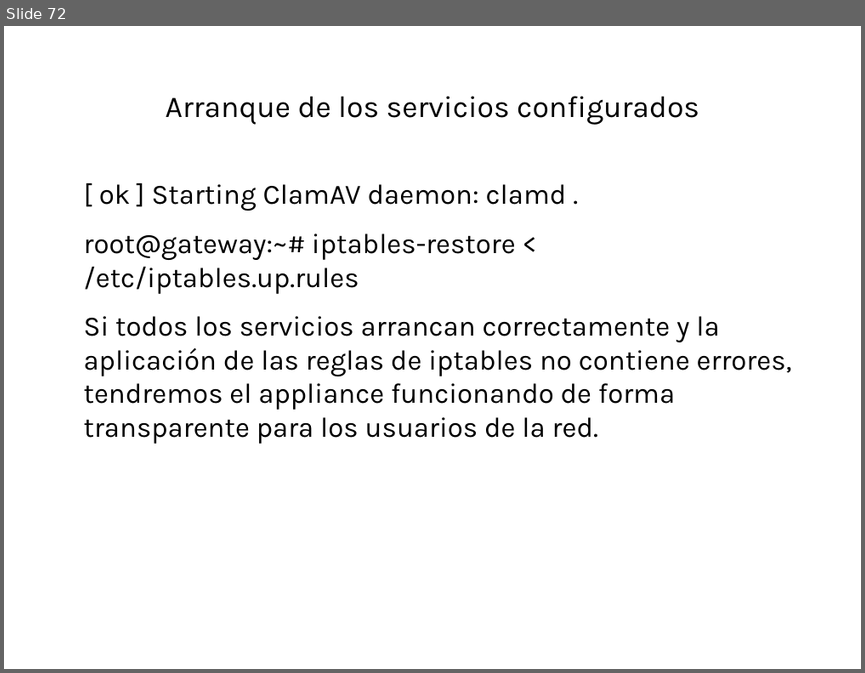
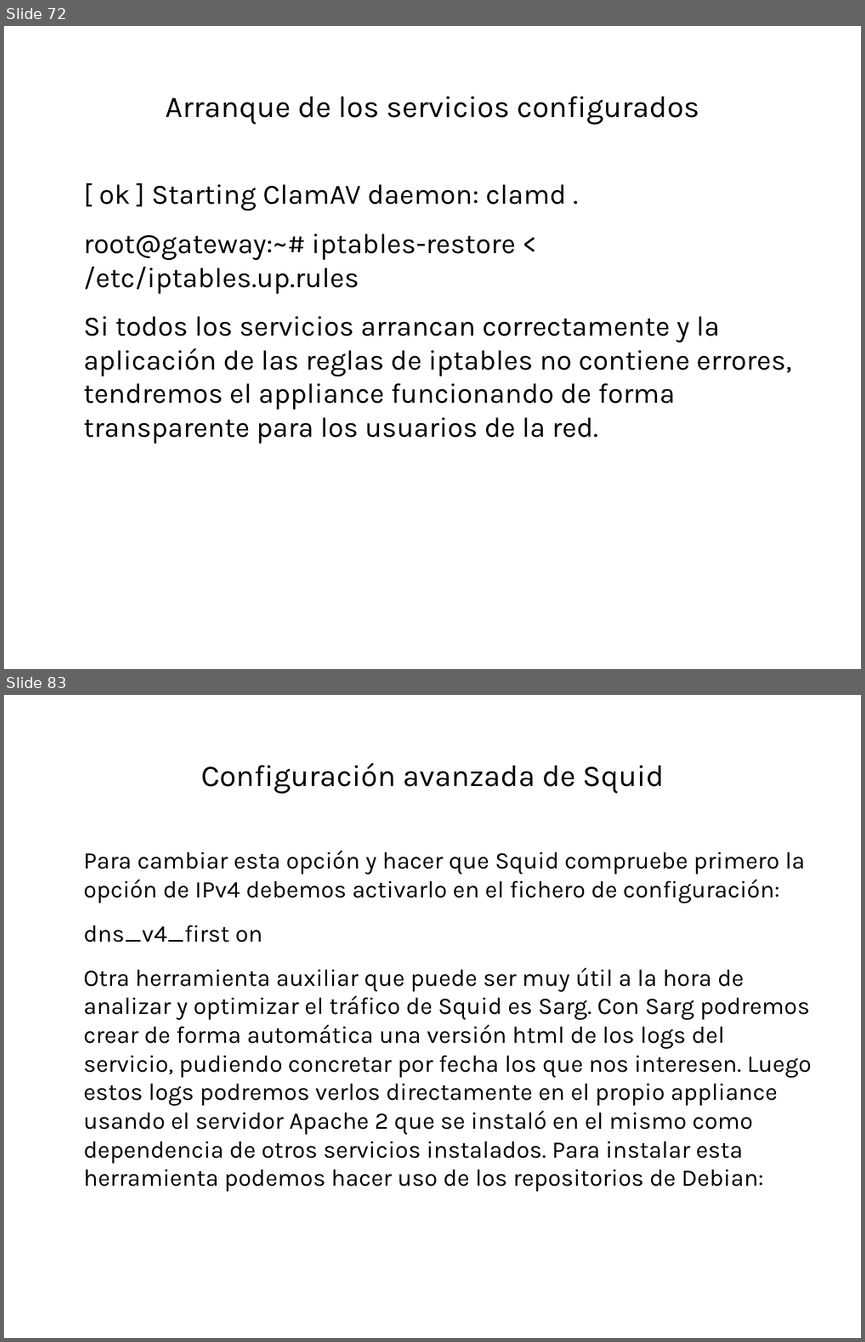
Before and after one commit to robertord/Ecoraee, a slide deck: Presentaciones/PresentacionApliance.odp. Shown one above the other, each under a label of ours: slide 72 before the commit, slides 72 and 83 after it; the slides between them are not shown. The pictures are 865x673 and 865x1342 pixels, drawn with LibreOffice and Linux fonts; fonts in the diff are those of the drawing; background and template pictures are left out. Boxes give left, top, right and bottom in pixels: in the first picture for what was removed or moved away, otherwise in the second. Text is boxed around its words. In the diff, an @@ line names an element or a change of style, - is before the commit and + after.

Commit message:
Actualizado presentacion appliance

```diff
--- a/Presentaciones/PresentacionApliance.odp
+++ b/Presentaciones/PresentacionApliance.odp
@@ slide 83 added at bbox=[4, 695, 861, 1338], background #FFFFFF @@
@@ title added at bbox=[201, 763, 664, 794], 28 pt, text #000000 @@
+Configuración avanzada de Squid
@@ text added at bbox=[84, 850, 812, 1191], 22.1 pt, text #000000 @@
+Para cambiar esta opción y hacer que Squid compruebe primero la opción de IPv4 debemos activarlo en el fichero de configuración:
+dns_v4_first on
+Otra herramienta auxiliar que puede ser muy útil a la hora de analizar y optimizar el tráfico de Squid es Sarg. Con Sarg podremos crear de forma automática una versión html de los logs del servicio, pudiendo concretar por fecha los que nos interesen. Luego estos logs podremos verlos directamente en el propio appliance usando el servidor Apache 2 que se instaló en el mismo como dependencia de otros servicios instalados. Para instalar esta herramienta podemos hacer uso de los repositorios de Debian:
```
Also in this commit, not shown: 38 other slides added, 1 slide removed, 1 other file.
